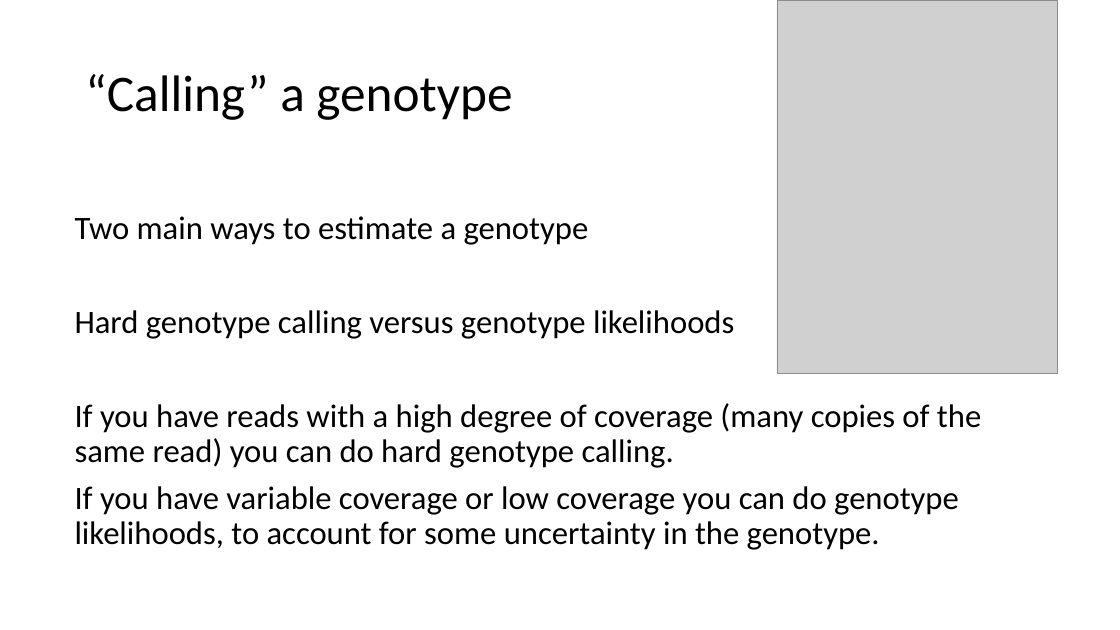
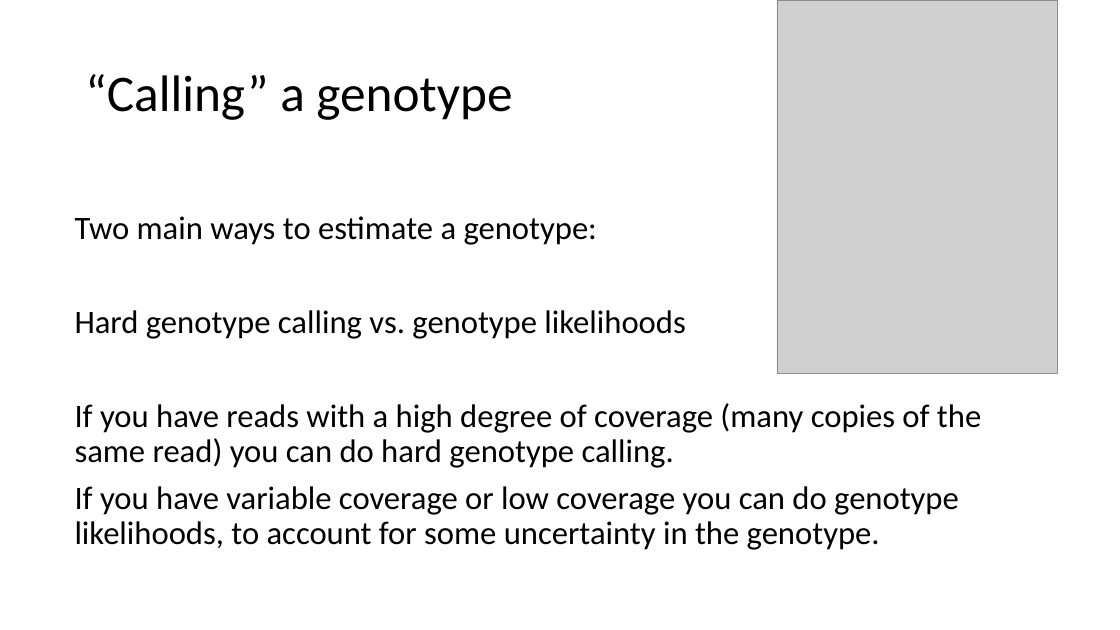
Before and after one commit to BayLab/MarineGenomics2022, a slide deck: slide 15 of ppt/Lecture2_wk4Semester_mapping.pptx. Drawn at 1120x630 pixels with LibreOffice and Linux fonts; fonts in the diff are those of the drawing; grey boxes stand for pictures. Boxes give left, top, right and bottom in pixels: in the first picture for what was removed or moved away, otherwise in the second. Text is boxed around its words. In the diff, an @@ line names an element or a change of style, - is before the commit and + after.

```diff
--- a/ppt/Lecture2_wk4Semester_mapping.pptx
+++ b/ppt/Lecture2_wk4Semester_mapping.pptx
@@ text at [75,216,685,339]: text changed @@
-Two main ways to estimate a genotype
-Hard genotype calling versus genotype likelihoods
+Two main ways to estimate a genotype:
+Hard genotype calling vs. genotype likelihoods
```
Also in this commit, not shown: 1 other slide changed, 4 other files.
